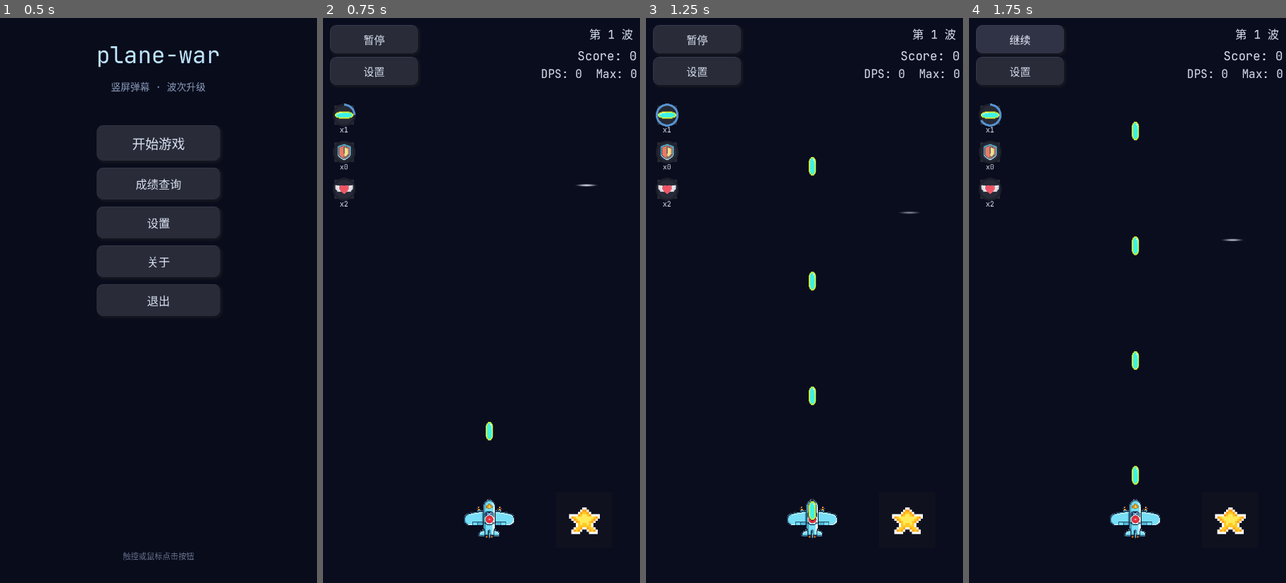
Above: before the commit, frames 1-4 (left to right).
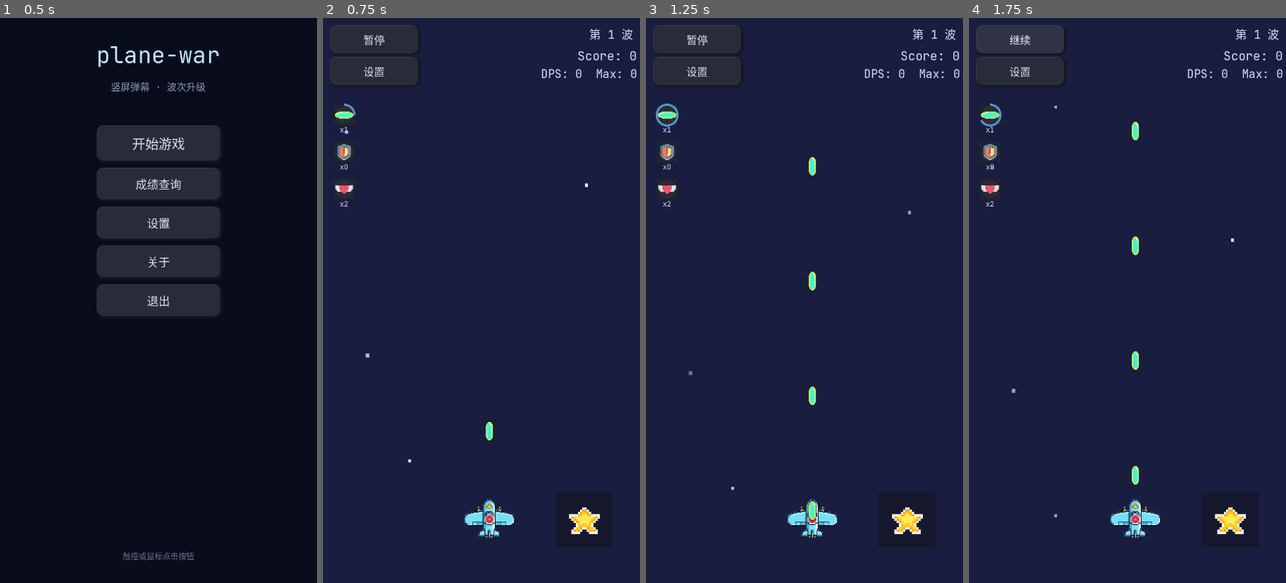
Above: after the commit, the same moments.

Repository: qingzhixing/plane-war
Game: Godot game, scene res://scenes/MainMenu.tscn
The game is run twice, just before and just after one commit, with the same random seed, the same clock (stepped at 60 frames per second) and the same inputs. Sound files missing from this copy of the repository are replaced by a short silence.
Inputs:
- Up to frame 1 (0.5 s): no input
- Up to frame 2 (0.75 s): click "开始游戏" at 0.5 s
- Up to frame 3 (1.25 s): no input
- Up to frame 4 (1.75 s): click "暂停" at 1.25 s

Frame 1 is identical in both runs. In frame 2, 93% of the frame differs, in the area x 0-100%, y 0-100%; in frame 3, 93%; in frame 4, 93%.

Commit message:
🎨 UI: 优化太空背景星星为像素方块风格
Co-Authored-By: Claude Sonnet 4.6 <noreply@anthropic.com>

Diff:
--- a/scenes/Main.tscn
+++ b/scenes/Main.tscn
@@ -31,18 +31,18 @@
 [node name="Main" type="Node2D" unique_id=1713390434]
 script = ExtResource("6_main")
 
-[node name="BgLayer" type="CanvasLayer" parent="."]
+[node name="BgLayer" type="CanvasLayer" parent="." unique_id=491845487]
 layer = -1
 
-[node name="SpaceBg" type="ColorRect" parent="BgLayer"]
-layout_mode = 3
-anchors_preset = 15
-anchor_right = 1.0
-anchor_bottom = 1.0
-grow_horizontal = 2
-grow_vertical = 2
-mouse_filter = 2
+[node name="SpaceBg" type="ColorRect" parent="BgLayer" unique_id=1498863910]
 material = SubResource("ShaderMaterial_bg")
+anchors_preset = 15
+anchor_right = 1.0
+anchor_bottom = 1.0
+grow_horizontal = 2
+grow_vertical = 2
+mouse_filter = 2
+color = Color(1, 0.8432629, 0.862349, 1)
 
 [node name="Player" parent="." unique_id=1802700737 instance=ExtResource("1_elqb8")]
 position = Vector2(378, 1136)
--- a/shaders/space_background.gdshader
+++ b/shaders/space_background.gdshader
@@ -10,7 +10,7 @@
 
 void fragment() {
 	vec2 uv = UV;
-	vec3 col = vec3(0.04, 0.05, 0.12);
+	vec3 col = vec3(0.10, 0.12, 0.25);
 
 	float t = TIME * scroll_speed / 1280.0;
 
@@ -26,11 +26,13 @@
 		vec2 local_uv = fract(layer_uv);
 
 		float r = hash(cell + fi * vec2(47.3, 31.7));
-		if (r > 0.93) {
+		if (r > 0.78) {
 			vec2 star_pos = vec2(hash(cell + vec2(1.0)), hash(cell + vec2(2.0)));
-			float dist = length(local_uv - star_pos);
-			float sz = 0.03 + hash(cell + vec2(3.0)) * 0.03;
-			float star = smoothstep(sz, 0.0, dist);
+			vec2 diff = abs(local_uv - star_pos);
+			float y_tiles = 8.0 + fi * 3.0;
+			// 将 diff 换算成屏幕像素，使方块在视觉上等宽高
+			float star_px = 3.0 + hash(cell + vec2(3.0)) * 2.0;
+			float star = step(max(diff.x * 720.0, diff.y * 1280.0 / y_tiles), star_px);
 			float twinkle = 0.75 + 0.25 * sin(TIME * (1.5 + r * 4.0) + r * 60.0);
 			float brightness = (0.35 + fi * 0.25) * twinkle;
 			col += star * brightness;
Not shown: 1 places in scenes/Main.tscn that only renumber resources
